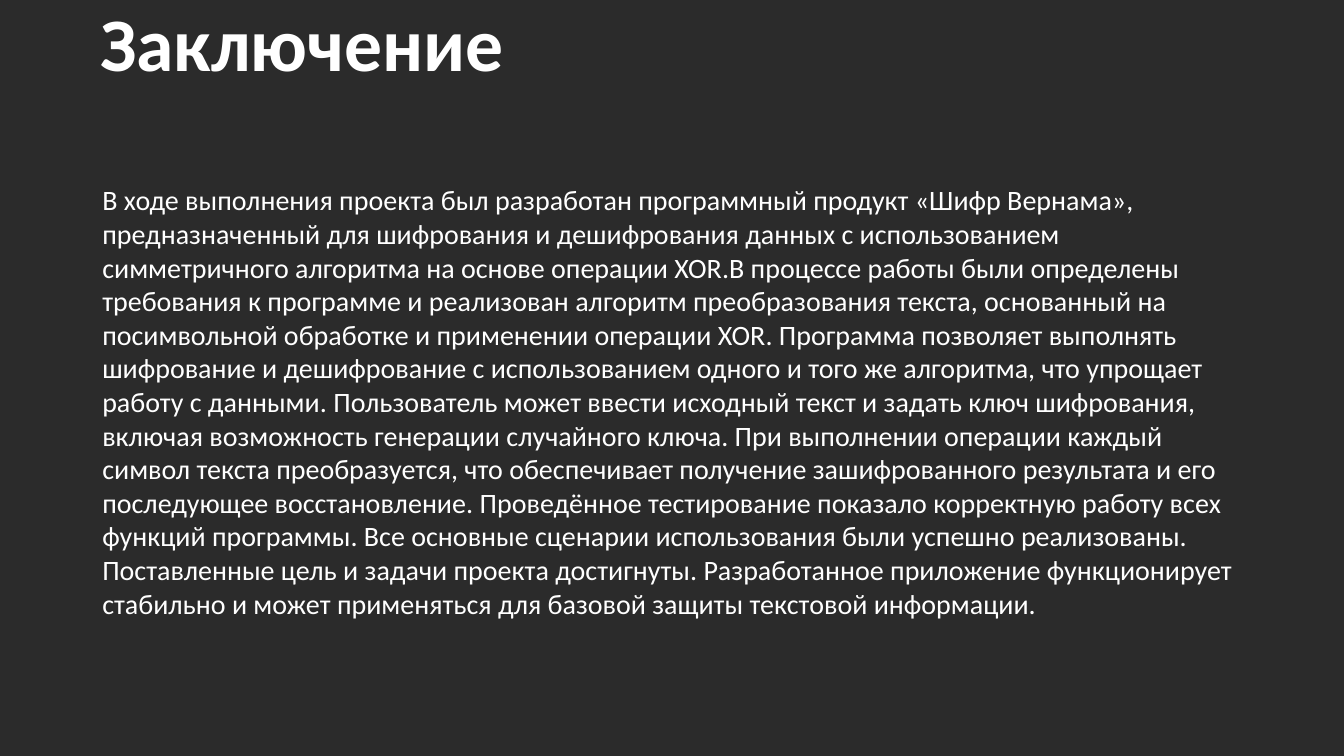
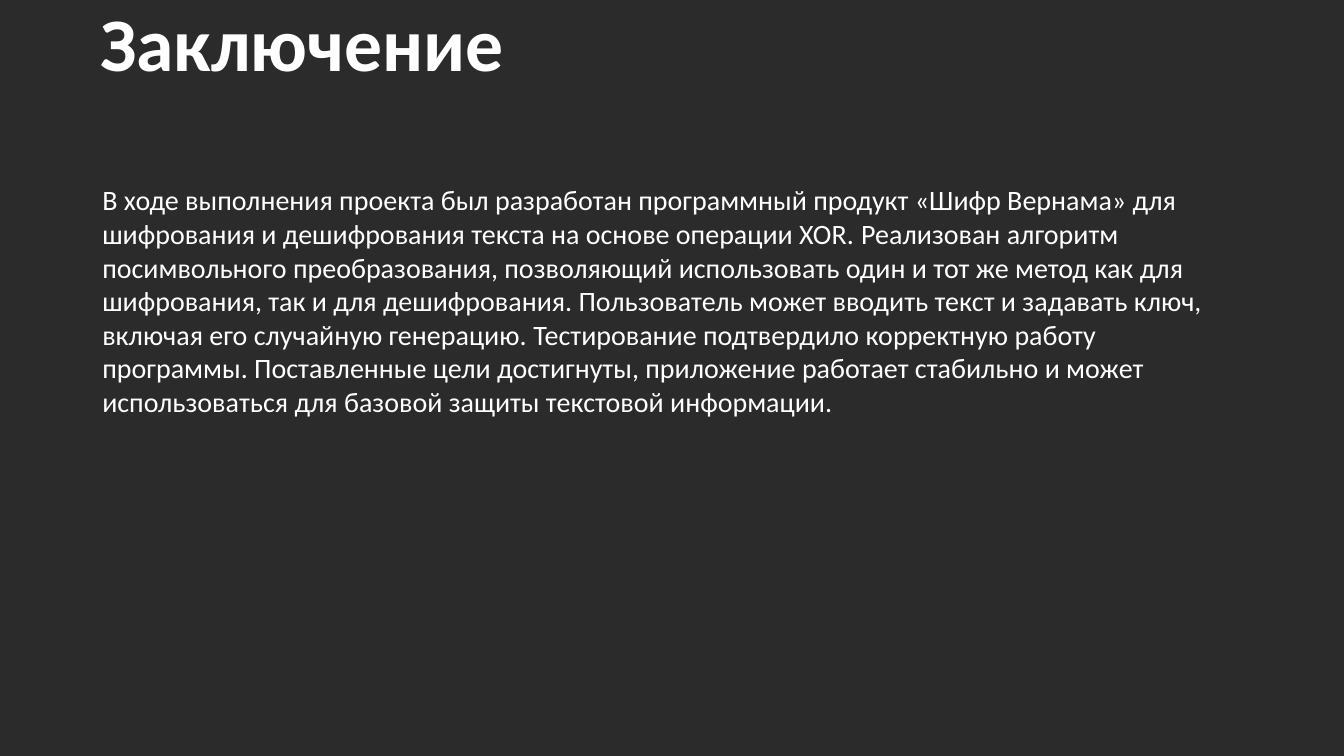
Before and after one commit to VoidGl1tch/vernam-cipher, a slide deck: slide 15 of proekt1.pptx (slide 11 before the commit). Drawn at 1344x756 pixels with LibreOffice and Linux fonts; fonts in the diff are those of the drawing; background and template pictures are left out; a plain dark background stands for a picture behind light text. Boxes give left, top, right and bottom in pixels: in the first picture for what was removed or moved away, otherwise in the second. Text is boxed around its words. In the diff, an @@ line names an element or a change of style, - is before the commit and + after.

```diff
--- a/proekt1.pptx
+++ b/proekt1.pptx
@@ text at [102, 191, 1202, 417]: text changed @@
-В ходе выполнения проекта был разработан программный продукт «Шифр Вернама», предназначенный для шифрования и дешифрования данных с использованием симметричного алгоритма на основе операции XOR.В процессе работы были определены требования к программе и реализован алгоритм преобразования текста, основанный на посимвольной обработке и применении операции XOR. Программа позволяет выполнять шифрование и дешифрование с использованием одного и того же алгоритма, что упрощает работу с данными. Пользователь может ввести исходный текст и задать ключ шифрования, включая возможность генерации случайного ключа. При выполнении операции каждый символ текста преобразуется, что обеспечивает получение зашифрованного результата и его последующее восстановление. Проведённое тестирование показало корректную работу всех функций программы. Все основные сценарии использования были успешно реализованы. Поставленные цель и задачи проекта достигнуты. Разработанное приложение функционирует стабильно и может применяться для базовой защиты текстовой информации.
+В ходе выполнения проекта был разработан программный продукт «Шифр Вернама» для шифрования и дешифрования текста на основе операции XOR. Реализован алгоритм посимвольного преобразования, позволяющий использовать один и тот же метод как для шифрования, так и для дешифрования. Пользователь может вводить текст и задавать ключ, включая его случайную генерацию. Тестирование подтвердило корректную работу программы. Поставленные цели достигнуты, приложение работает стабильно и может использоваться для базовой защиты текстовой информации.
```
Also in this commit, not shown: 4 slides added, 1 other file.
